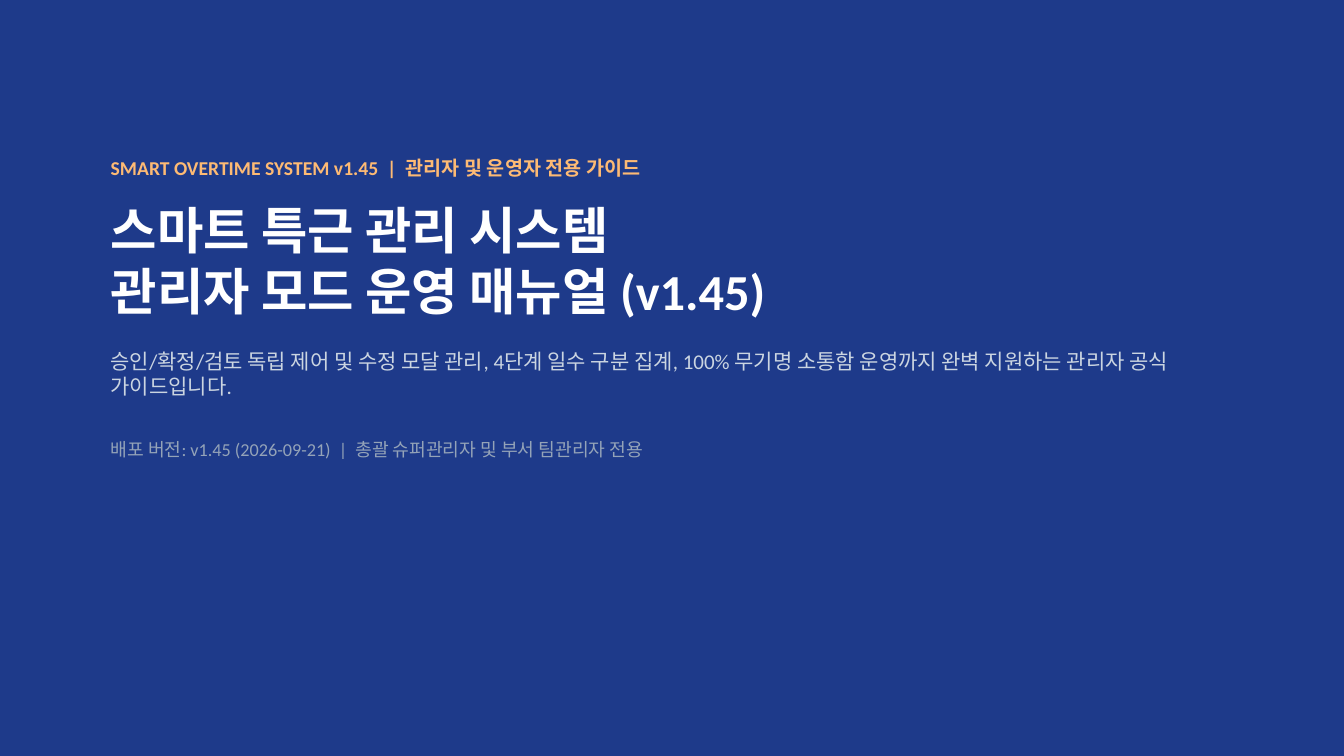
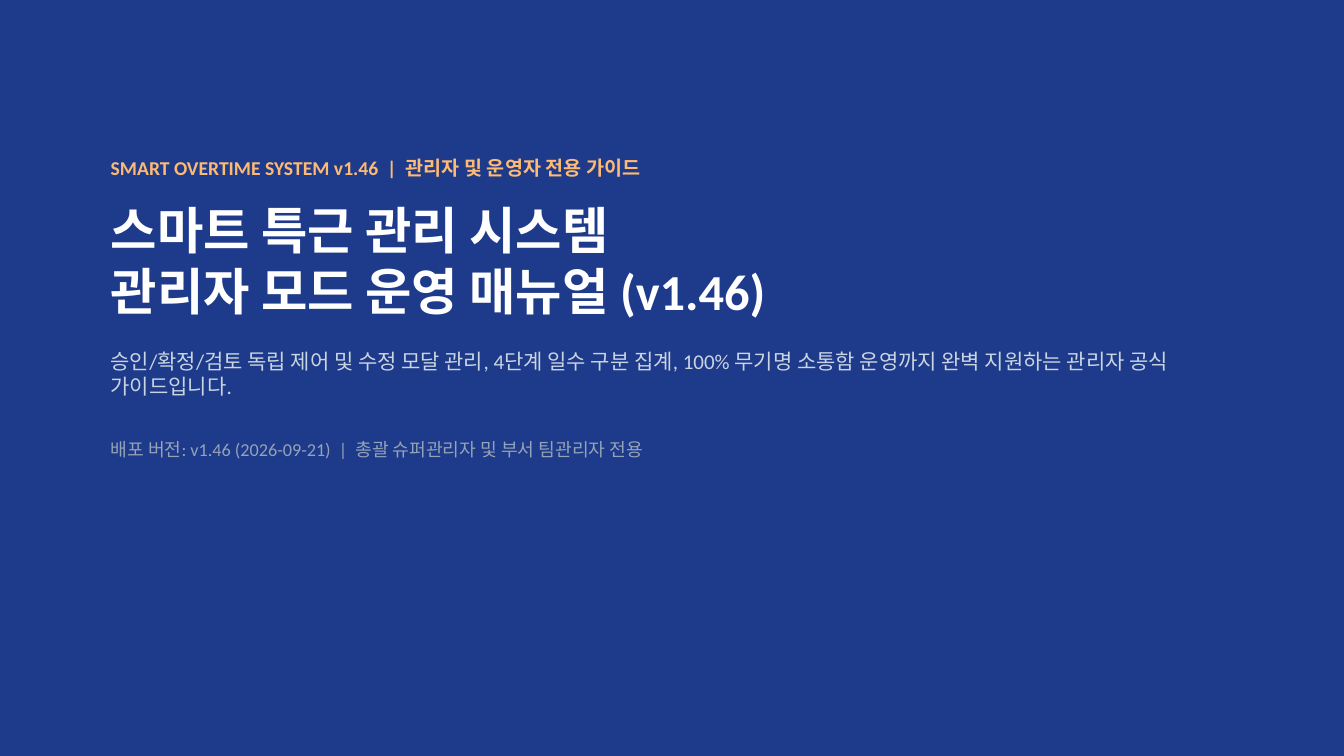
Before and after one commit to rorma34-lab/team-overtime-manager, a slide deck: slide 1 of Overtime_Admin_Manual.pptx. Drawn at 1344x756 pixels with LibreOffice and Linux fonts; fonts in the diff are those of the drawing. Boxes give left, top, right and bottom in pixels: in the first picture for what was removed or moved away, otherwise in the second. Text is boxed around its words. In the diff, an @@ line names an element or a change of style, - is before the commit and + after.

```diff
--- a/Overtime_Admin_Manual.pptx
+++ b/Overtime_Admin_Manual.pptx
@@ text at box(111, 158, 765, 318): text changed @@
-SMART OVERTIME SYSTEM v1.45 | 관리자 및 운영자 전용 가이드
-스마트 특근 관리 시스템
-관리자 모드 운영 매뉴얼 (v1.45)
+SMART OVERTIME SYSTEM v1.46 | 관리자 및 운영자 전용 가이드
+스마트 특근 관리 시스템
+관리자 모드 운영 매뉴얼 (v1.46)
@@ text at box(111, 441, 643, 458): text changed @@
-배포 버전: v1.45 (2026-09-21) | 총괄 슈퍼관리자 및 부서 팀관리자 전용
+배포 버전: v1.46 (2026-09-21) | 총괄 슈퍼관리자 및 부서 팀관리자 전용
```
Also in this commit, not shown: 4 other slides changed, 7 other files.
